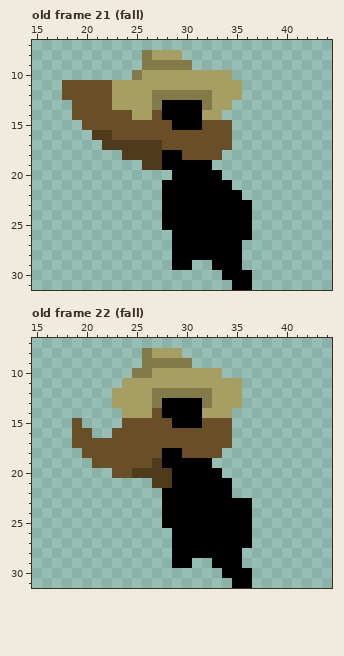
Two states of a pixel-art file, Assets/Resources/Sprites/Player/alchemist.aseprite. This is how it looked before the edit.
64x32 pixels, 62 frames. Shown: old frame 21 (fall): x 15..44, y 7..31; old frame 22 (fall): x 15..44, y 7..31. The commit also changed other frames, which this record leaves out.
The same view after the edit:
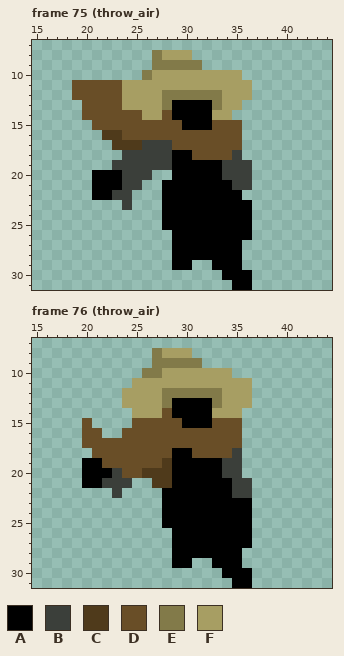
Palette (. is transparent): A #000000  B #3b3f3a  C #4f3a1b  D #694e27  E #827a49  F #a79e63
A new or re-ordered frame is compared with the old frame closest to it.
Commit: you can now throw potions
What changed:
frames 62 -> 76
Frame 75 (throw_air) is new; against old frame 21 (fall), layers "cloth", "upper body", "lower body":
y 8: x 26..27 EF -> .E; x 30 . -> F
y 9: x 26 E -> .; x 31 . -> E
y 10: x 25..26 EF -> .E; x 35 . -> F
y 11: x 18 D -> .; x 23 F -> D; x 36 . -> F
y 12: x 18 D -> .; x 23 F -> D; x 27 E -> F; x 33 F -> E; x 36 . -> F
y 13: x 19 D -> .; x 23 F -> D; x 27..28 EA -> FE; x 32..33 EF -> AE; x 35 . -> F
y 14: x 19 D -> .; x 25 F -> D; x 27..28 DA -> FD; x 32 F -> A; x 34 . -> F
y 15: x 20 D -> .; x 29 A -> D; x 32 D -> A; x 35 . -> D
y 16: x 21 C -> .; x 23 D -> C; x 35 . -> D
y 17: x 22 C -> .; x 26..28 CCD -> BBB; x 35 . -> D
y 18: x 24..28 CCCCA -> BBBBB; x 30 D -> A; x 34..35 .. -> DB
y 19: x 23..28 ...CCA -> BBBBBB; x 33..36 .... -> ABBB
y 20: x 21..26 ...... -> AAABBB; x 34..36 ... -> BBB
y 21: x 21..25 ..... -> AAABB; x 35..36 .. -> BB
y 22: x 21..24 .... -> AABB
y 23: x 24 . -> B
Frame 76 (throw_air) is new; against old frame 22 (fall), layers "cloth", "upper body", "lower body":
y 8: x 26..27 EF -> .E; x 30 . -> F
y 9: x 26 E -> .; x 31 . -> E
y 10: x 25 E -> .; x 27 F -> E; x 34 . -> F
y 11: x 24 F -> .; x 36 . -> F
y 12: x 23 F -> .; x 27 E -> F; x 33 F -> E; x 36 . -> F
y 13: x 23 F -> .; x 27..28 EA -> FE; x 32..33 EF -> AE; x 36 . -> F
y 14: x 24 F -> .; x 27..28 DA -> FD; x 32 F -> A; x 35 . -> F
y 15: x 19..20 D. -> .D; x 24 D -> .; x 29 A -> D; x 32 D -> A; x 35 . -> D
y 16: x 19 D -> .; x 21 . -> D; x 23 D -> .; x 35 . -> D
y 17: x 19 D -> .; x 35 . -> D
y 18: x 20 D -> .; x 28 A -> D; x 30 D -> A; x 34..35 .. -> DB
y 19: x 20..21 .D -> AA; x 27..28 CA -> DC; x 33..35 ... -> ABB
y 20: x 20..23 ...D -> AAAB; x 25 C -> D; x 34..35 .. -> BB
y 21: x 20..24 ..... -> AABBB; x 35..36 .. -> BB
y 22: x 23 . -> B; x 35..36 .. -> BB
